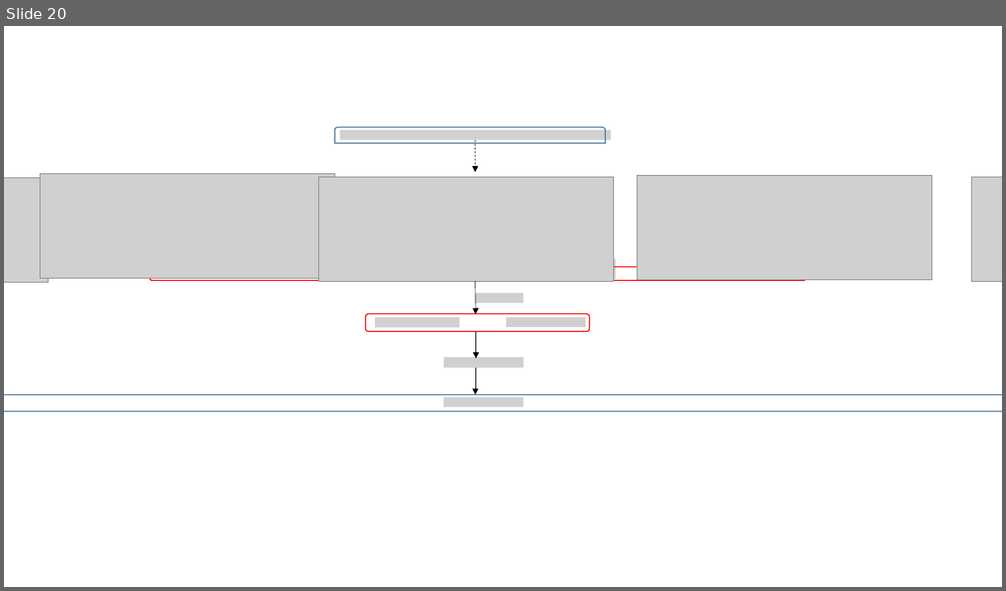
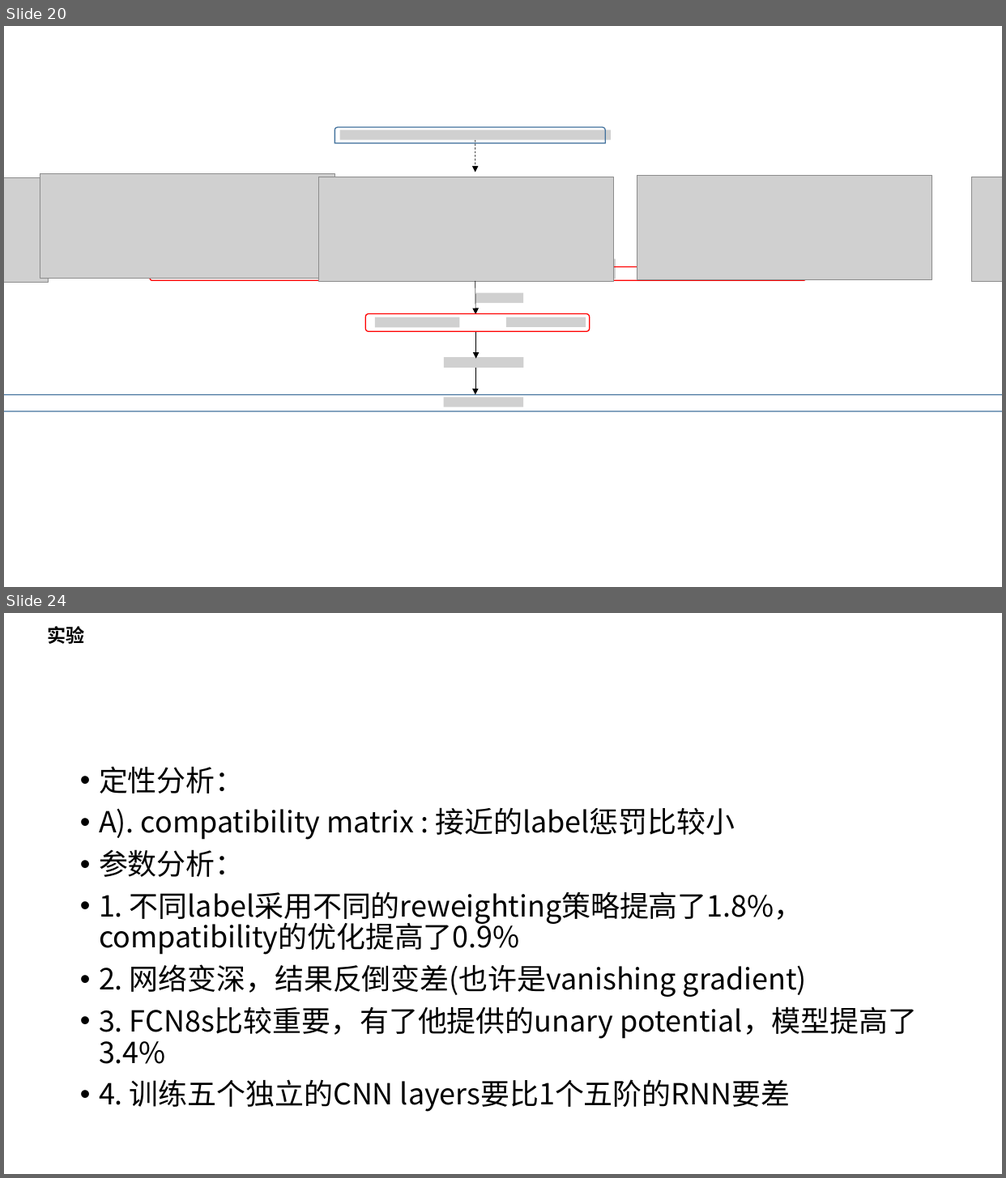
Before and after one commit to lmrshare/notes, a slide deck: papers/image-semantic-segmentation/mean_field.pptx. Shown one above the other, each under a label of ours: slide 20 before the commit, slides 20 and 24 after it; the slides between them are not shown. The pictures are 1006x591 and 1006x1178 pixels, drawn with LibreOffice and Linux fonts; fonts in the diff are those of the drawing; grey boxes stand for pictures; background and template pictures are left out. Boxes give left, top, right and bottom in pixels: in the first picture for what was removed or moved away, otherwise in the second. Text is boxed around its words. In the diff, an @@ line names an element or a change of style, - is before the commit and + after.

```diff
--- a/papers/image-semantic-segmentation/mean_field.pptx
+++ b/papers/image-semantic-segmentation/mean_field.pptx
@@ slide 24 added at [4, 613, 1002, 1174], background #FFFFFF @@
@@ text added at [48, 626, 85, 644], 18 pt, text #000000, bold @@
+实验
@@ text added at [99, 766, 917, 1112], 28 pt, text #000000 @@
+• 定性分析：
+• A). compatibility matrix : 接近的label惩罚比较小
+• 参数分析：
+• 1. 不同label采用不同的reweighting策略提高了1.8%，compatibility的优化提高了0.9%
+• 2. 网络变深，结果反倒变差(也许是vanishing gradient)
+• 3. FCN8s比较重要，有了他提供的unary potential，模型提高了3.4%
+• 4. 训练五个独立的CNN layers要比1个五阶的RNN要差
```
Also in this commit, not shown: 4 other slides added, 1 other file.
